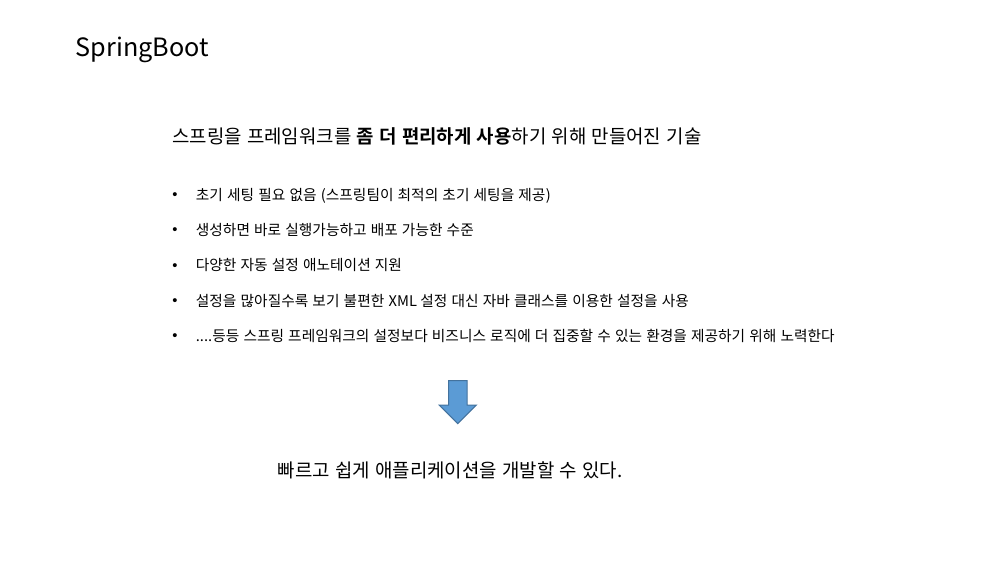
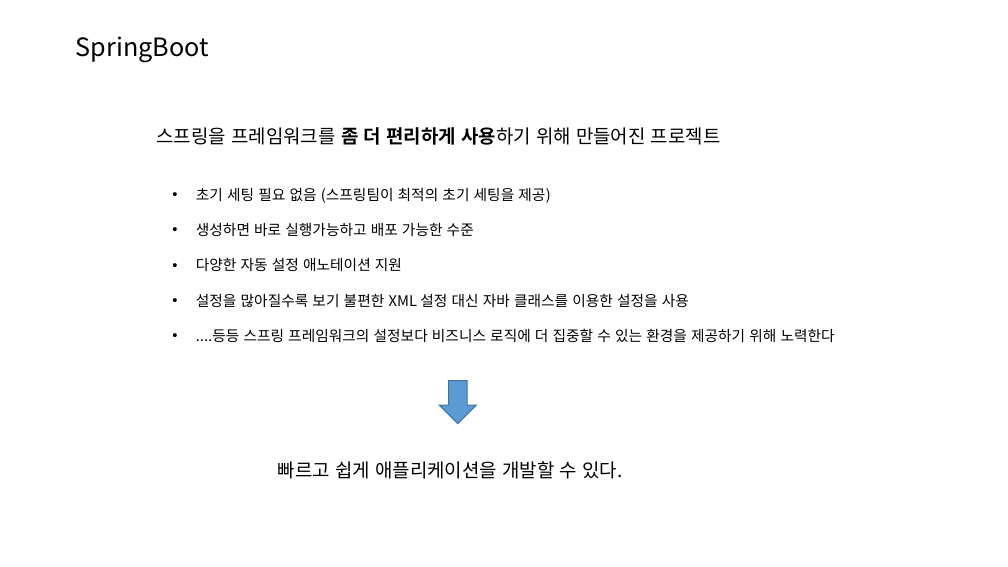
Before and after one commit to joonYK/study-boot-rest, a slide deck: slide 2 of SpringBoot Rest API.pptx. Drawn at 1008x567 pixels with LibreOffice and Linux fonts; fonts in the diff are those of the drawing. Boxes give left, top, right and bottom in pixels: in the first picture for what was removed or moved away, otherwise in the second. Text is boxed around its words. In the diff, an @@ line names an element or a change of style, - is before the commit and + after.

```diff
--- a/SpringBoot Rest API.pptx
+++ b/SpringBoot Rest API.pptx
@@ text at (157,123,721,148): text changed @@
-스프링을 프레임워크를 좀 더 편리하게 사용하기 위해 만들어진 기술
+스프링을 프레임워크를 좀 더 편리하게 사용하기 위해 만들어진 프로젝트
```
Also in this commit, not shown: 3 other slides changed, 1 slide added.
